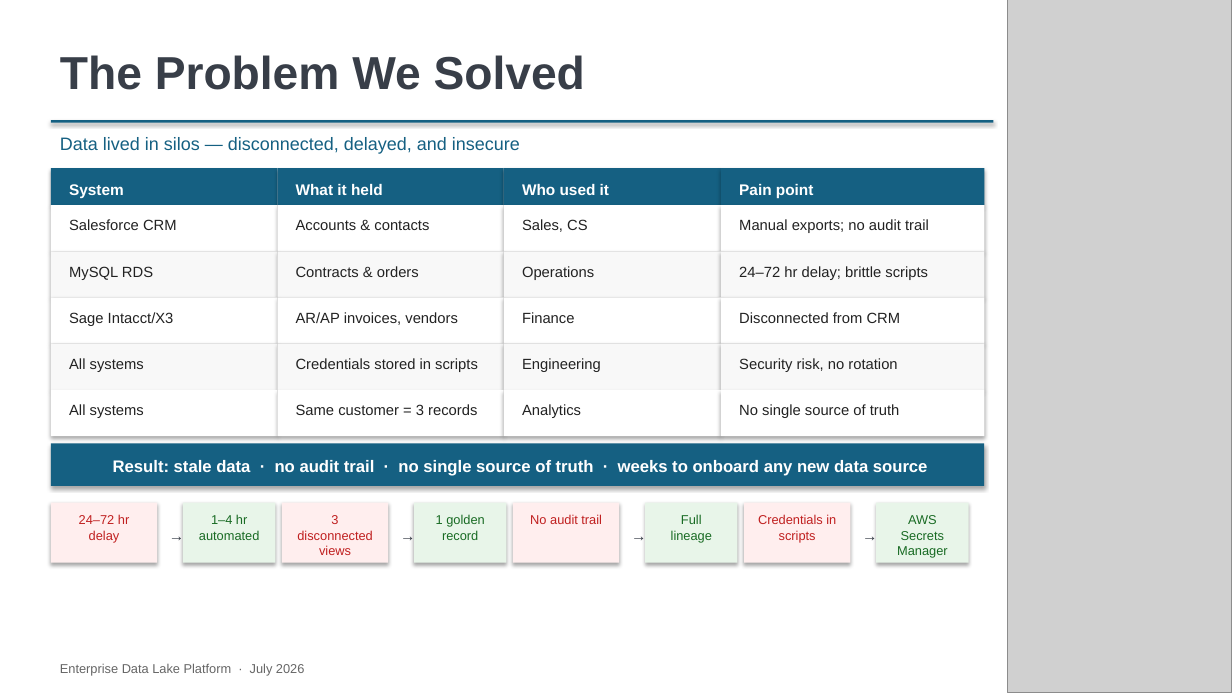
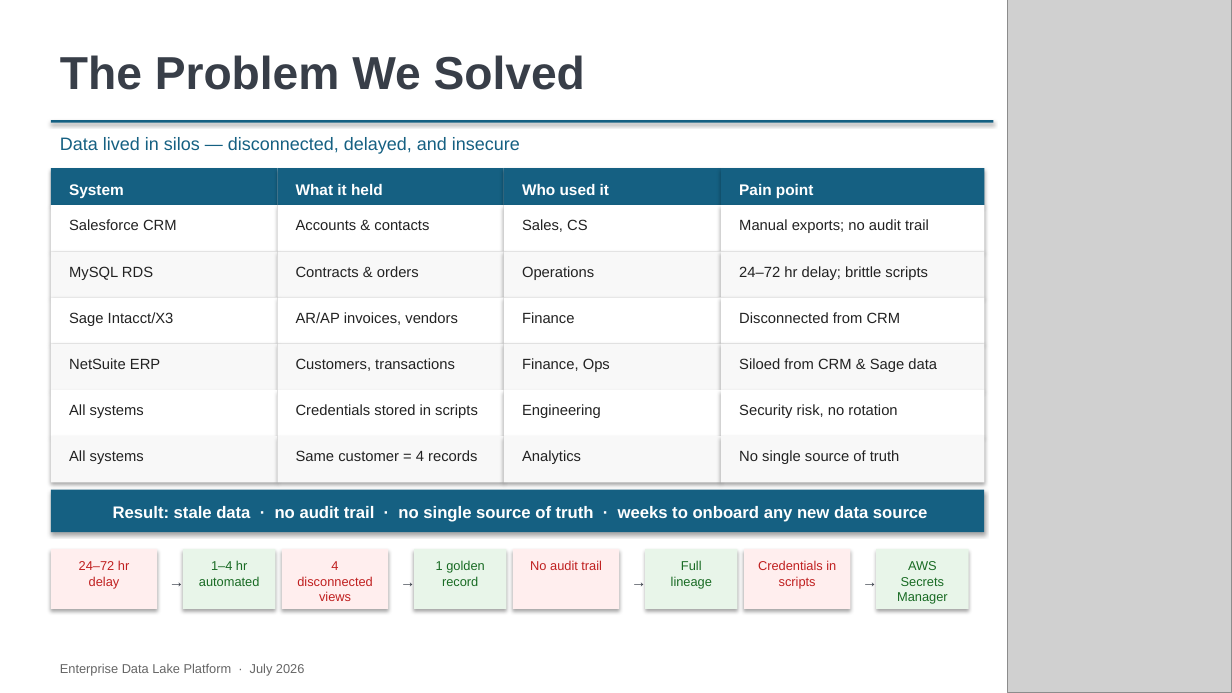
Before and after one commit to deepnarayan-sierradev/DataLake, a slide deck: slide 2 of Enterprise_Data_Lake_Platform_v2.pptx. Drawn at 1232x693 pixels with LibreOffice and Linux fonts; fonts in the diff are those of the drawing; grey boxes stand for pictures. Boxes give left, top, right and bottom in pixels: in the first picture for what was removed or moved away, otherwise in the second. Text is boxed around its words. In the diff, an @@ line names an element or a change of style, - is before the commit and + after.

```diff
--- a/Enterprise_Data_Lake_Platform_v2.pptx
+++ b/Enterprise_Data_Lake_Platform_v2.pptx
@@ text added at [69,358,160,369], 11.5 pt, text #222222 @@
+NetSuite ERP
@@ text added at [296,358,455,371], 11.5 pt, text #222222 @@
+Customers, transactions
@@ text added at [522,358,610,372], 11.5 pt, text #222222 @@
+Finance, Ops
@@ text added at [739,358,937,372], 11.5 pt, text #222222 @@
+Siloed from CRM & Sage data
@@ rectangle added at [51,436,277,482], fill #F8F8F8 @@
@@ text "All systems": place and size @@
-text "All systems" at [69,358,144,372]
+text "All systems" at [69,450,144,464]
@@ rectangle added at [277,436,504,482], fill #F8F8F8 @@
@@ rectangle added at [504,436,721,482], fill #F8F8F8 @@
@@ rectangle added at [721,436,984,482], fill #F8F8F8 @@
@@ text at [296,450,477,461]: text changed @@
-Same customer = 3 records
+Same customer = 4 records
@@ text at [297,561,372,601]: text changed @@
-3 disconnected views
+4 disconnected views
@@ 17 texts, 9 rectangles: place and size @@
-17 texts, 9 rectangles at [51,358,984,563]
+17 texts, 9 rectangles at [51,404,984,609]
```
Also in this commit, not shown: 8 other slides changed, 1 other file.
